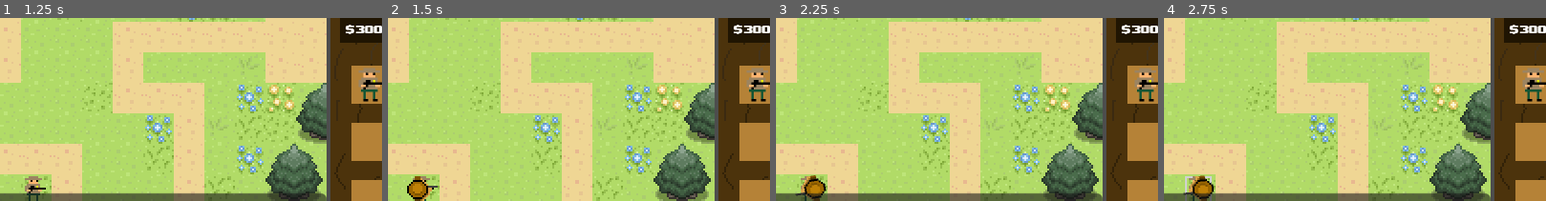
Above: before the commit, frames 1-4 (left to right).
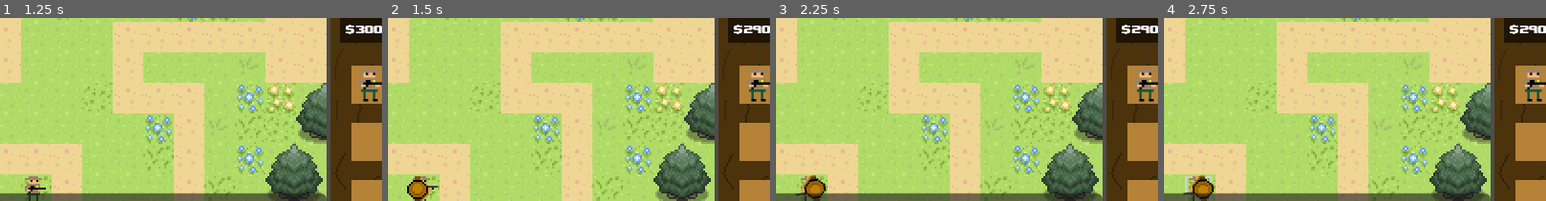
Above: after the commit, the same moments.

Repository: Ecosystem-defense-force/jogo
Game: Godot game, scene res://World.tscn
The game is run twice, just before and just after one commit, with the same random seed, the same clock (stepped at 60 frames per second) and the same inputs.
Inputs (mouse positions are % of the whole screen's width and height, from its top left):
- Up to frame 1 (1.25 s): tap Enter at 0.5 s; drag from (42, 71) to (18, 21) at 0.52 s
- Up to frame 2 (1.5 s): click "10" at 1.25 s
- Up to frame 3 (2.25 s): tap Space at 2 s; drag from (18, 21) to (42, 71) at 2.02 s
- Up to frame 4 (2.75 s): no input
The pictures show only the part of the screen within x 37-87%, y 24-74%; the shares and areas given below are measured in that part.

Frame 1 is identical in both runs. In frame 2, less than 0.1% of the frame differs, in the area x 93-98%, y 4-9%; in frame 3, less than 0.1%; in frame 4, less than 0.1%.

Commit message:
inicio de logica de economia

Diff:
--- a/ecosystem-defence-force/FaseGerenciador.gd
+++ b/ecosystem-defence-force/FaseGerenciador.gd
@@ -1,9 +1,6 @@
 extends Node2D
+@onready var game_manager = get_node("/root/GameManager")
 
-@export var sementes_iniciais: int = 50
-@onready var sementes_atuais: int = sementes_iniciais
-
-# Interface (HUD) que vamos controlar
 @onready var hud_construcao: CanvasLayer = $HUD
 
 # Guarda qual Slot o jogador clicou por último
@@ -39,14 +36,11 @@
 	if slot_selecionado == null:
 		return
 
-	if sementes_atuais >= dados.preco:
-		# Paga e Constrói
-		sementes_atuais -= dados.preco
+	if game_manager.spend_money(dados.preco):
 		slot_selecionado.construir(dados.cena_torre)
 
-		# Fecha o menu e limpa a seleção
 		hud_construcao.visible = false
 		slot_selecionado = null
-		print("Construído! Sementes restantes: ", sementes_atuais)
+		print("Construído! Sementes restantes: ", game_manager.player_money)
 	else:
 		print("Sem dinheiro!")
Not shown: 1 places in ecosystem-defence-force/World.tscn that only renumber resources
